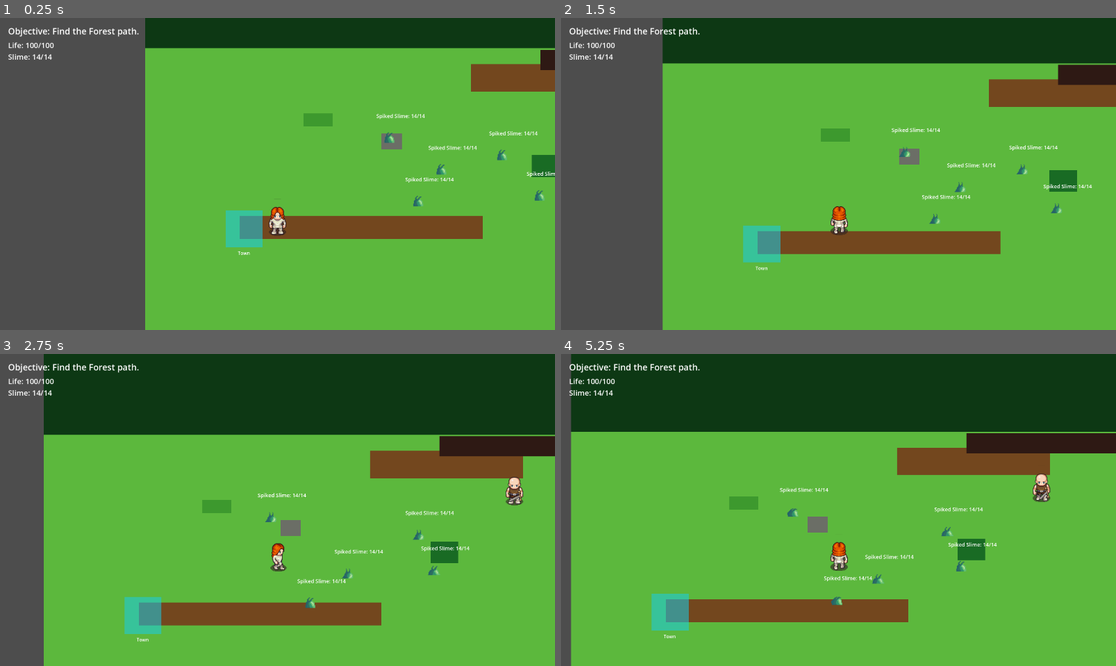
Above: before the commit, frames 1-4 (two rows, left to right).
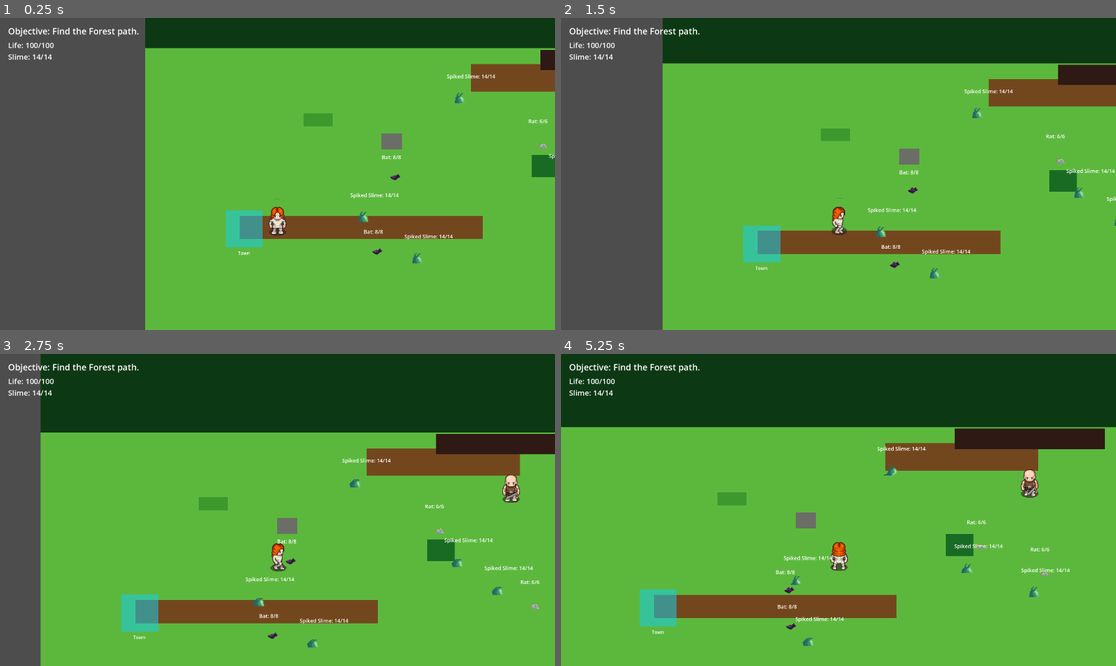
Above: after the commit, the same moments.

Repository: rajahafify/life-well-spent
Game: Godot game, scene res://scenes/field.tscn
Two runs of this game, one before a commit and one after it. Both use one fixed random seed, a clock stepped at 60 frames per second and the inputs below. This scene is started directly instead of the project's main scene.
Inputs (mouse positions are in pixels of both pictures, inside the frame that each line leads up to):
- Up to frame 1 (0.25 s): no input
- Up to frame 2 (1.5 s): move the mouse to (1005, 164) at 0.52 s; click (1005, 164) at 0.67 s; move the mouse to (921, 142) at 1.27 s; click (921, 142) at 1.42 s
- Up to frame 3 (2.75 s): move the mouse to (449, 519) at 2.02 s; click (449, 519) at 2.17 s
- Up to frame 4 (5.25 s): move the mouse to (871, 597) at 2.77 s; click (871, 597) at 2.92 s; move the mouse to (971, 538) at 3.52 s; click (971, 538) at 3.67 s; move the mouse to (672, 463) at 4.27 s; click (672, 463) at 4.42 s; move the mouse to (866, 510) at 5.02 s; click (866, 510) at 5.17 s

The runs differ from the first frame. In frame 1, 1.0% of the frame differs, in the area x 63-100%, y 18-79%; in frame 2, 1.5%; in frame 3, 5.1%; in frame 4, 9.4%, in the area x 0-100%, y 0-100%.

Commit message:
feat(field): add enemy variety and spawn zones

Diff:
--- a/scenes/field.tscn
+++ b/scenes/field.tscn
@@ -63,6 +63,17 @@
 offset_bottom = 205.0
 color = Color(0.05, 0.22, 0.08, 1)
 
+[node name="SpawnZones" type="Node2D" parent="."]
+
+[node name="Grassland" type="ColorRect" parent="SpawnZones"]
+visible = false
+mouse_filter = 2
+offset_left = 380.0
+offset_top = 300.0
+offset_right = 1640.0
+offset_bottom = 920.0
+color = Color(1, 1, 0, 0.08)
+
 [node name="Props" type="Node2D" parent="."]
 
 [node name="Rock" type="ColorRect" parent="Props"]
--- a/scripts/controllers/field.gd
+++ b/scripts/controllers/field.gd
@@ -31,6 +31,7 @@
 var enemy_states: Dictionary = {}
 var enemy_views: Dictionary = {}
 var enemy_definitions: Dictionary = {}
+var _spawn_rng := RandomNumberGenerator.new()
 
 var _pending_npc: NpcController
 var _behavior = ENEMY_BEHAVIOR_SCRIPT.new()
@@ -227,30 +228,65 @@
 func _spawn_initial_slime() -> void:
 	if enemy_states.has("field_slime_001"):
 		return
-	var positions := [
-		Vector2(900, 610),
-		Vector2(720, 500),
-		Vector2(1110, 560),
-		Vector2(820, 720),
-		Vector2(1240, 700),
+	_spawn_rng.randomize()
+	var spawns := [
+		{"enemy_id": "slime_spiked", "id": "field_slime_001", "name": "Slime"},
+		{"enemy_id": "slime_spiked", "id": "field_slime_002", "name": "Slime2"},
+		{"enemy_id": "slime_spiked", "id": "field_slime_003", "name": "Slime3"},
+		{"enemy_id": "slime_spiked", "id": "field_slime_004", "name": "Slime4"},
+		{"enemy_id": "slime_spiked", "id": "field_slime_005", "name": "Slime5"},
+		{"enemy_id": "bat", "id": "field_bat_001", "name": "Bat"},
+		{"enemy_id": "bat", "id": "field_bat_002", "name": "Bat2"},
+		{"enemy_id": "rat", "id": "field_rat_001", "name": "Rat"},
+		{"enemy_id": "rat", "id": "field_rat_002", "name": "Rat2"},
 	]
-	for i in range(positions.size()):
-		var index := i + 1
-		var node_name := "Slime" if index == 1 else "Slime%d" % index
-		spawn_enemy("slime_spiked", positions[i], "field_slime_%03d" % index, node_name)
+	var occupied: Array[Vector2] = []
+	for spawn in spawns:
+		var position := _random_enemy_spawn_position(occupied)
+		occupied.append(position)
+		spawn_enemy(spawn["enemy_id"], position, spawn["id"], spawn["name"])
+
+
+func _random_enemy_spawn_position(occupied: Array[Vector2]) -> Vector2:
+	var rect := enemy_spawn_rect()
+	for attempt in range(24):
+		var candidate := Vector2(_spawn_rng.randf_range(rect.position.x, rect.end.x), _spawn_rng.randf_range(rect.position.y, rect.end.y))
+		if _is_spawn_position_clear(candidate, occupied):
+			return candidate
+	return Vector2(_spawn_rng.randf_range(rect.position.x, rect.end.x), _spawn_rng.randf_range(rect.position.y, rect.end.y))
+
+
+func enemy_spawn_rect() -> Rect2:
+	var zone := get_node_or_null("SpawnZones/Grassland") as ColorRect
+	if zone == null:
+		return Rect2(Vector2(380, 300), Vector2(1260, 620))
+	return Rect2(Vector2(zone.offset_left, zone.offset_top), Vector2(zone.offset_right - zone.offset_left, zone.offset_bottom - zone.offset_top))
+
+
+func _is_spawn_position_clear(candidate: Vector2, occupied: Array[Vector2]) -> bool:
+	if candidate.distance_to(_player.global_position) < 260.0:
+		return false
+	if candidate.distance_to(_town_gateway.global_position) < 260.0:
+		return false
+	if candidate.distance_to(_forest_guard.global_position) < 180.0:
+		return false
+	for point in occupied:
+		if candidate.distance_to(point) < 120.0:
+			return false
+	return true
 
 
 func spawn_enemy(enemy_id: String, position: Vector2, instance_id: String = "", node_name: String = "Enemy") -> Node:
 	var enemies := _ensure_enemies_node()
-	var definition = ENEMY_DEFINITION_SCRIPT.slime_spiked()
+	var definition = ENEMY_DEFINITION_SCRIPT.for_id(enemy_id)
 	enemy_definitions[definition.enemy_id] = definition
 	var resolved_id := instance_id if instance_id != "" else "%s_%d" % [enemy_id, enemy_states.size() + 1]
 	var state = ENEMY_STATE_SCRIPT.from_definition(resolved_id, definition, position)
 	enemy_states[resolved_id] = state
 	var view = ENEMY_VIEW_SCENE.instantiate()
 	view.name = node_name
+	view.configure(resolved_id, enemy_id)
 	enemies.add_child(view)
-	view.configure(resolved_id, enemy_id)
 	view.global_position = position
 	view.clicked.connect(engage_enemy)
 	enemy_views[resolved_id] = view
--- a/scripts/models/enemy_behavior_system.gd
+++ b/scripts/models/enemy_behavior_system.gd
@@ -39,7 +39,7 @@
 		state.idle_timer += delta
 		if state.idle_timer >= state.idle_duration:
 			state.idle_timer = 0.0
-			state.idle_duration = _next_idle_duration(state, definition)
+			state.idle_duration = state.next_idle_duration(definition)
 			state.behavior_state = "wander"
 			state.target_position = _next_wander_target(state, definition)
 	elif state.behavior_state == "wander":
@@ -49,15 +49,8 @@
 	return result
 
 
-func _next_idle_duration(state, definition) -> float:
-	var span: float = max(0.0, definition.idle_max_time - definition.idle_min_time)
-	var seed: int = abs(hash("%s_idle_%d" % [state.instance_id, state.wander_step])) % 1000
-	return definition.idle_min_time + span * (float(seed) / 999.0)
-
-
 func _next_wander_target(state, definition) -> Vector2:
 	state.wander_step += 1
-	var seed: int = abs(hash("%s_wander_%d" % [state.instance_id, state.wander_step]))
-	var angle := TAU * (float(seed % 1000) / 1000.0)
-	var distance: float = definition.wander_radius * (0.35 + 0.55 * (float((seed / 1000) % 1000) / 999.0))
+	var angle: float = TAU * state.next_random_unit()
+	var distance: float = definition.wander_radius * state.next_random_range(0.35, 0.9)
 	return state.spawn_position + Vector2(cos(angle), sin(angle)) * distance
--- a/scripts/models/enemy_definition.gd
+++ b/scripts/models/enemy_definition.gd
@@ -13,8 +13,8 @@
 @export var wander_radius: float = 120.0
 @export var aggro_radius: float = 0.0
 @export var attack_range: float = 48.0
-@export var idle_min_time: float = 0.6
-@export var idle_max_time: float = 2.0
+@export var idle_min_time: float = 0.4
+@export var idle_max_time: float = 3.5
 @export var attack_interval: float = 1.4
 @export var death_duration: float = 0.25
 
@@ -32,21 +32,43 @@
 
 
 static func slime_spiked():
+	return _build("slime_spiked", "Spiked Slime", 14, 1, 1, 5, 45.0, 65.0, 120.0, 48.0, 1.4, 0.8)
+
+
+static func bat():
+	return _build("bat", "Bat", 8, 2, 0, 4, 70.0, 95.0, 170.0, 54.0, 1.1, 0.7)
+
+
+static func rat():
+	return _build("rat", "Rat", 6, 2, 0, 3, 75.0, 105.0, 140.0, 44.0, 1.0, 0.6)
+
+
+static func for_id(enemy_id_value: String):
+	match enemy_id_value:
+		"bat":
+			return bat()
+		"rat":
+			return rat()
+		_:
+			return slime_spiked()
+
+
+static func _build(enemy_id_value: String, display_name_value: String, hp: int, attack_value: int, defense_value: int, xp: int, move: float, chase: float, wander: float, range: float, interval: float, death: float):
 	var script: GDScript = load("res://scripts/models/enemy_definition.gd")
 	var enemy = script.new()
-	enemy.enemy_id = "slime_spiked"
-	enemy.display_name = "Spiked Slime"
-	enemy.max_hp = 14
-	enemy.attack = 1
-	enemy.defense = 1
-	enemy.xp_reward = 5
-	enemy.move_speed = 45.0
-	enemy.chase_speed = 65.0
-	enemy.wander_radius = 120.0
+	enemy.enemy_id = enemy_id_value
+	enemy.display_name = display_name_value
+	enemy.max_hp = hp
+	enemy.attack = attack_value
+	enemy.defense = defense_value
+	enemy.xp_reward = xp
+	enemy.move_speed = move
+	enemy.chase_speed = chase
+	enemy.wander_radius = wander
 	enemy.aggro_radius = 0.0
-	enemy.attack_range = 48.0
-	enemy.idle_min_time = 0.6
-	enemy.idle_max_time = 2.0
-	enemy.attack_interval = 1.4
-	enemy.death_duration = 0.8
+	enemy.attack_range = range
+	enemy.idle_min_time = 0.4
+	enemy.idle_max_time = 3.5
+	enemy.attack_interval = interval
+	enemy.death_duration = death
 	return enemy
--- a/scripts/models/enemy_state.gd
+++ b/scripts/models/enemy_state.gd
@@ -20,6 +20,7 @@
 var idle_timer: float = 0.0
 var idle_duration: float = 1.0
 var wander_step: int = 0
+var random_seed: int = 1
 var death_timer: float = 0.0
 var reward_granted: bool = false
 
@@ -57,12 +58,21 @@
 	state.spawn_position = spawn_pos
 	state.position = spawn_pos
 	state.target_position = spawn_pos
-	state.idle_duration = _duration_for_instance(instance_id_value, definition)
+	state.random_seed = max(1, abs(hash(instance_id_value)))
+	state.idle_duration = state.next_idle_duration(definition)
+	state.idle_timer = -state.next_random_range(0.0, definition.idle_max_time)
 	state.behavior_state = "idle"
 	return state
 
 
-static func _duration_for_instance(instance_id_value: String, definition) -> float:
-	var span: float = max(0.0, definition.idle_max_time - definition.idle_min_time)
-	var seed: int = abs(hash(instance_id_value)) % 1000
-	return definition.idle_min_time + span * (float(seed) / 999.0)
+func next_random_unit() -> float:
+	random_seed = int((1103515245 * random_seed + 12345) & 0x7fffffff)
+	return float(random_seed % 10000) / 9999.0
+
+
+func next_random_range(min_value: float, max_value: float) -> float:
+	return min_value + (max_value - min_value) * next_random_unit()
+
+
+func next_idle_duration(definition) -> float:
+	return next_random_range(definition.idle_min_time, definition.idle_max_time)
--- a/scripts/views/enemy_view.gd
+++ b/scripts/views/enemy_view.gd
@@ -14,6 +14,7 @@
 var _hp_label: Label
 var _shape: CollisionShape2D
 var _hit_label: Label
+var _loaded_enemy_id: String = ""
 var _hit_label_timer: float = 0.0
 
 
@@ -131,7 +132,7 @@
 
 
 func _load_sprite_frames() -> void:
-	if _sprite.sprite_frames != null:
+	if _sprite.sprite_frames != null and _loaded_enemy_id == enemy_id:
 		return
 	var catalog = CATALOG_SCRIPT.new()
 	var sprite_set: Dictionary = catalog.load_enemy(enemy_id)
@@ -141,6 +142,7 @@
 	builder.free()
 	_sprite.centered = true
 	_sprite.scale = Vector2(2, 2)
+	_loaded_enemy_id = enemy_id
 	if _sprite.sprite_frames != null and _sprite.sprite_frames.has_animation("idle"):
 		_sprite.play("idle")
 
--- a/tests/specs/enemy_behavior_system_test.gd
+++ b/tests/specs/enemy_behavior_system_test.gd
@@ -50,6 +50,27 @@
 	assert_eq(48.0, slime.attack_range)
 	assert_eq(1.4, slime.attack_interval)
 	assert_eq(0.8, slime.death_duration)
+	assert_eq(0.4, slime.idle_min_time)
+	assert_eq(3.5, slime.idle_max_time)
+
+
+func test_bat_and_rat_definitions_are_available_for_field() -> void:
+	var script := load(DEF_SCRIPT) as GDScript
+	assert_not_null(script, "EnemyDefinition script should exist")
+	if script == null:
+		return
+	var bat = script.bat()
+	var rat = script.rat()
+	assert_eq("bat", bat.enemy_id)
+	assert_eq("Bat", bat.display_name)
+	assert_eq(8, bat.max_hp)
+	assert_eq(2, bat.attack)
+	assert_eq(4, bat.xp_reward)
+	assert_eq("rat", rat.enemy_id)
+	assert_eq("Rat", rat.display_name)
+	assert_eq(6, rat.max_hp)
+	assert_eq(2, rat.attack)
+	assert_eq(3, rat.xp_reward)
 
 
 func test_enemy_state_starts_idle_with_full_hp() -> void:
@@ -74,8 +95,10 @@
 		state_b = script.from_definition("field_slime_002", def, Vector2(500, 500))
 	if behavior == null or def == null or state_a == null or state_b == null:
 		return
-	behavior.tick(state_a, def, {"player_position": Vector2(2000, 2000)}, 3.0)
-	behavior.tick(state_b, def, {"player_position": Vector2(2000, 2000)}, 3.0)
+	state_a.idle_timer = state_a.idle_duration
+	state_b.idle_timer = state_b.idle_duration
+	behavior.tick(state_a, def, {"player_position": Vector2(2000, 2000)}, 0.01)
+	behavior.tick(state_b, def, {"player_position": Vector2(2000, 2000)}, 0.01)
 	assert_eq("wander", state_a.behavior_state)
 	assert_eq("wander", state_b.behavior_state)
 	assert_neq(state_a.target_position, state_b.target_position)
--- a/tests/specs/field_scene_test.gd
+++ b/tests/specs/field_scene_test.gd
@@ -59,6 +59,7 @@
 		assert_true(spawn.global_position.distance_to(town_gateway.global_position) <= 180.0, "Field spawn should sit close to Town portal")
 	assert_not_null(root.get_node_or_null("ForestGateway"), "Field should have Forest Gateway")
 	assert_not_null(root.get_node_or_null("ForestBlocker"), "Field should have Forest Blocker")
+	assert_not_null(root.get_node_or_null("SpawnZones/Grassland"), "Field should have explicit enemy spawn zone")
 	var objective := root.get_node_or_null("UI/ObjectivePrompt") as Label
 	assert_not_null(objective, "Field should have objective prompt")
 	if objective:
@@ -71,9 +72,20 @@
 		return
 	var slime := root.get_node_or_null("Enemies/Slime")
 	assert_not_null(slime, "Field should show first Slime enemy")
-	assert_eq(5, root.get_node("Enemies").get_child_count(), "Field should start with five Slimes")
+	assert_eq(9, root.get_node("Enemies").get_child_count(), "Field should start with Slimes, Bats, and Rats")
 	if slime:
 		assert_eq("slime_spiked", slime.enemy_id)
+	var bat = root.get_node("Enemies/Bat")
+	var rat = root.get_node("Enemies/Rat")
+	assert_eq("bat", bat.enemy_id)
+	assert_eq("rat", rat.enemy_id)
+	var spawn_rect: Rect2 = root.enemy_spawn_rect()
+	assert_eq(Rect2(Vector2(380, 300), Vector2(1260, 620)), spawn_rect)
+	for enemy in root.get_node("Enemies").get_children():
+		assert_true(spawn_rect.has_point(enemy.global_position))
+		assert_true(enemy.global_position.distance_to(root.get_node("TownGateway").global_position) >= 260.0)
+	assert_eq("res://assets/enemies/Bat/bat_sprite_frames.tres", bat.get_node("AnimatedSprite2D").sprite_frames.resource_path)
+	assert_eq("res://assets/enemies/Rat/rat_sprite_frames.tres", rat.get_node("AnimatedSprite2D").sprite_frames.resource_path)
 	var life_label := root.get_node_or_null("UI/LifeLabel") as Label
 	var slime_label := root.get_node_or_null("UI/SlimeHpLabel") as Label
 	var player_damage_label := root.get_node_or_null("Player/DamageLabel") as Label
@@ -95,6 +107,7 @@
 	movement._ready()
 	player.global_position = Vector2(200, 700)
 	slime.global_position = Vector2(700, 700)
+	root.enemy_states["field_slime_001"].position = slime.global_position
 	root.engage_enemy("field_slime_001")
 	assert_eq("field_slime_001", root.player_target_enemy_instance_id)
 	assert_false(root.enemy_states["field_slime_001"].is_aggro, "targeted Slime should wait until first hit before aggro")
@@ -109,6 +122,7 @@
 	var slime: Node2D = root.get_node("Enemies/Slime") as Node2D
 	player.global_position = Vector2(500, 500)
 	slime.global_position = Vector2(530, 500)
+	root.enemy_states["field_slime_001"].position = slime.global_position
 	root.engage_enemy("field_slime_001")
 	root._physics_process(1.5)
 	assert_true(root.enemy_states["field_slime_001"].hp < 14)
@@ -144,6 +158,7 @@
 	var slime: Node2D = root.get_node("Enemies/Slime") as Node2D
 	player.global_position = Vector2(500, 500)
 	slime.global_position = Vector2(530, 500)
+	root.enemy_states["field_slime_001"].position = slime.global_position
 	root.engage_enemy("field_slime_001")
 	root._physics_process(1.5)
 	player.global_position = Vector2(760, 500)
@@ -159,6 +174,7 @@
 	var slime: Node2D = root.get_node("Enemies/Slime") as Node2D
 	player.global_position = Vector2(500, 500)
 	slime.global_position = Vector2(530, 500)
+	root.enemy_states["field_slime_001"].position = slime.global_position
 	root.enemy_states["field_slime_001"].hp = 1
 	root.engage_enemy("field_slime_001")
 	root._physics_process(1.1)
Not shown, changed: llm-wiki/architecture/enemy-behavior-system.md
Not shown, changed: llm-wiki/index.md
Not shown, changed: llm-wiki/log.md
Not shown, changed: llm-wiki/scenes/field.md
